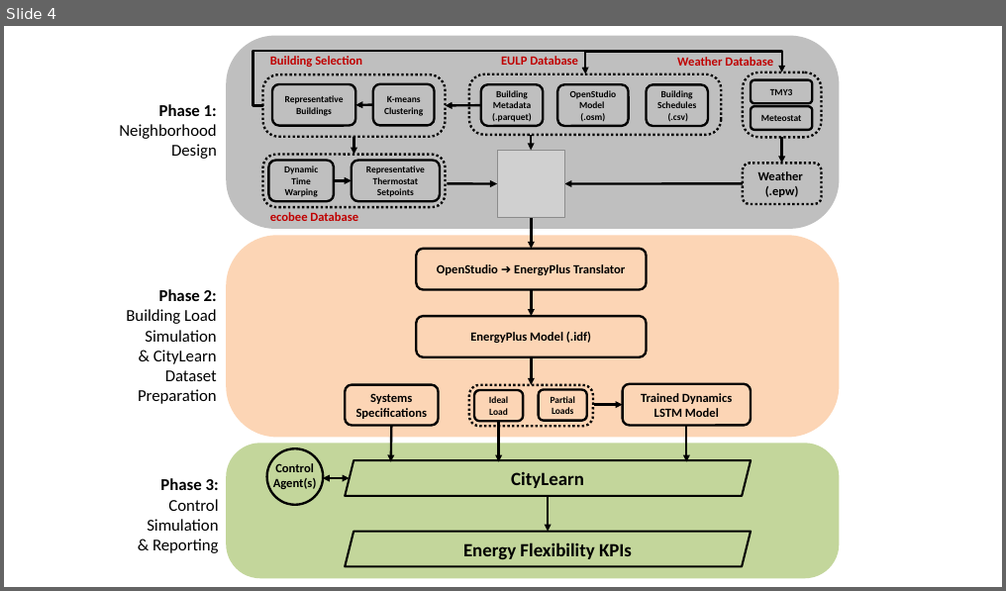
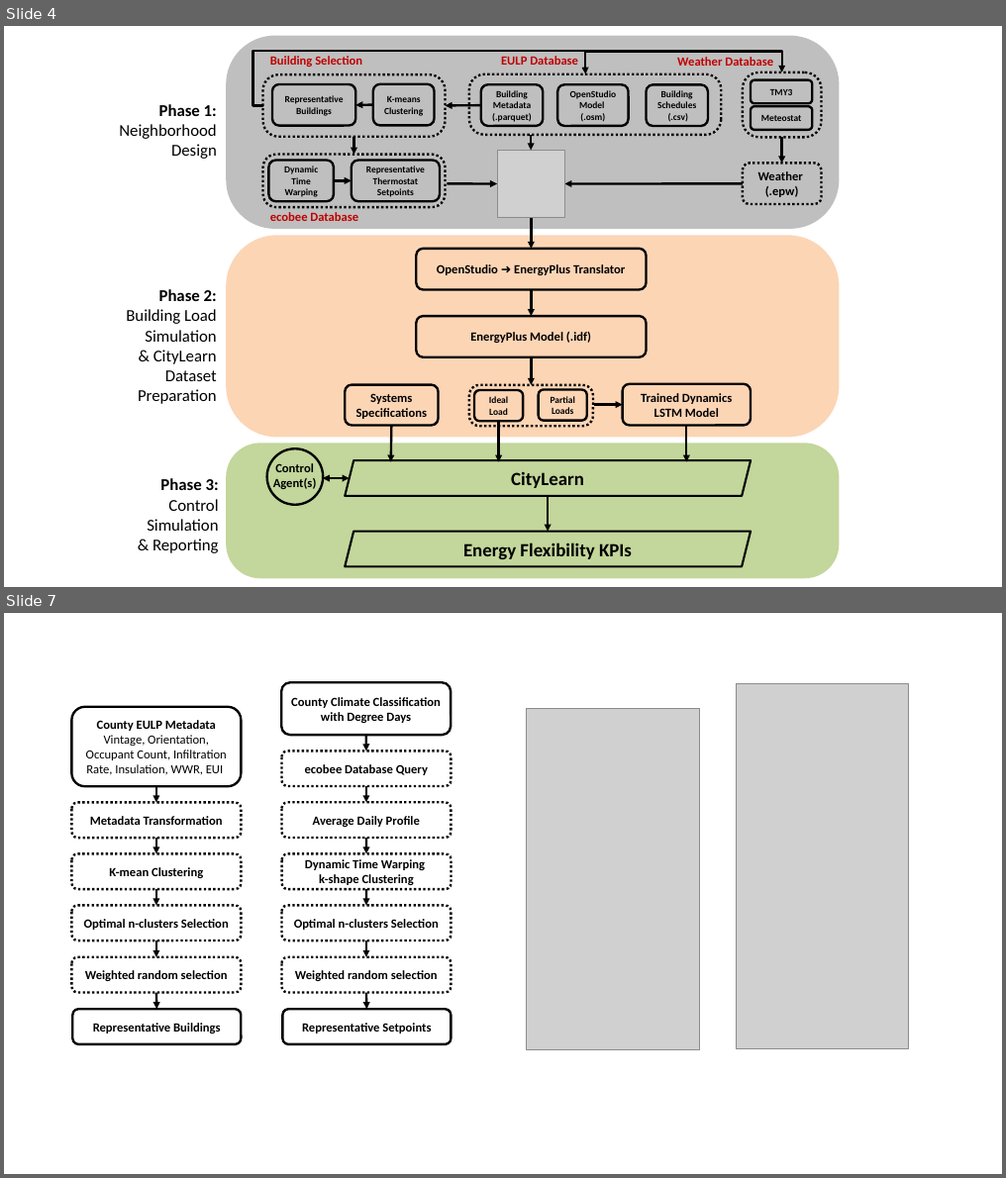
Before and after one commit to intelligent-environments-lab/CityLearn, a slide deck: assets/images/citylearn_systems.pptx. Shown one above the other, each under a label of ours: slide 4 before the commit, slides 4 and 7 after it; the slides between them are not shown. The pictures are 1006x591 and 1006x1178 pixels, drawn with LibreOffice and Linux fonts; fonts in the diff are those of the drawing; grey boxes stand for pictures. Boxes give left, top, right and bottom in pixels: in the first picture for what was removed or moved away, otherwise in the second. Text is boxed around its words. In the diff, an @@ line names an element or a change of style, - is before the commit and + after.

Commit message:
updated

```diff
--- a/assets/images/citylearn_systems.pptx
+++ b/assets/images/citylearn_systems.pptx
@@ slide 7 added at box(4, 613, 1002, 1174), background #FFFFFF @@
@@ rounded rectangle added at box(282, 682, 450, 735), outline #000000 2.25 pt, 12 pt, text #000000, bold @@
+County Climate Classification with Degree Days
@@ picture added at box(737, 683, 909, 1049) @@
@@ rounded rectangle added at box(71, 707, 241, 786), outline #000000 2.25 pt, 12 pt, text #000000 @@
+County EULP Metadata
+Vintage, Orientation, Occupant Count, Infiltration Rate, Insulation, WWR, EUI
@@ picture added at box(527, 709, 699, 1051) @@
@@ rounded rectangle added at box(282, 751, 450, 786), outline #000000 2.25 pt dashed, 12 pt, text #000000, bold @@
+ecobee Database Query
@@ arrow added from (366, 735) to (366, 751), #000000 2.25 pt @@
@@ arrow added from (156, 786) to (156, 802), #000000 2.25 pt @@
@@ arrow added from (366, 786) to (366, 802), #000000 2.25 pt @@
@@ rounded rectangle added at box(71, 802, 241, 838), outline #000000 2.25 pt dashed, 12 pt, text #000000, bold @@
+Metadata Transformation
@@ rounded rectangle added at box(282, 802, 450, 838), outline #000000 2.25 pt dashed, 12 pt, text #000000, bold @@
+Average Daily Profile
@@ arrow added from (156, 838) to (156, 854), #000000 2.25 pt @@
@@ arrow added from (366, 838) to (366, 854), #000000 2.25 pt @@
@@ rounded rectangle added at box(71, 854, 241, 889), outline #000000 2.25 pt dashed, 12 pt, text #000000, bold @@
+K-mean Clustering
@@ rounded rectangle added at box(282, 854, 450, 889), outline #000000 2.25 pt dashed, 12 pt, text #000000, bold @@
+Dynamic Time Warping
+k-shape Clustering
@@ rounded rectangle added at box(71, 906, 241, 941), outline #000000 2.25 pt dashed, 12 pt, text #000000, bold @@
+Optimal n-clusters Selection
@@ arrow added from (156, 889) to (156, 906), #000000 2.25 pt @@
@@ rounded rectangle added at box(282, 906, 450, 941), outline #000000 2.25 pt dashed, 12 pt, text #000000, bold @@
+Optimal n-clusters Selection
@@ arrow added from (366, 889) to (366, 906), #000000 2.25 pt @@
@@ rounded rectangle added at box(71, 958, 241, 992), outline #000000 2.25 pt dashed, 12 pt, text #000000, bold @@
+Weighted random selection
@@ arrow added from (156, 941) to (156, 958), #000000 2.25 pt @@
@@ rounded rectangle added at box(282, 958, 450, 992), outline #000000 2.25 pt dashed, 12 pt, text #000000, bold @@
+Weighted random selection
@@ arrow added from (366, 941) to (366, 958), #000000 2.25 pt @@
@@ arrow added from (156, 992) to (156, 1009), #000000 2.25 pt @@
@@ arrow added from (366, 992) to (367, 1009), #000000 2.25 pt @@
@@ rounded rectangle added at box(73, 1009, 242, 1045), outline #000000 2.25 pt, 12 pt, text #000000, bold @@
+Representative Buildings
@@ rounded rectangle added at box(282, 1009, 450, 1045), outline #000000 2.25 pt, 12 pt, text #000000, bold @@
+Representative Setpoints
```
Also in this commit, not shown: 2 other slides added, 1 slide removed.
